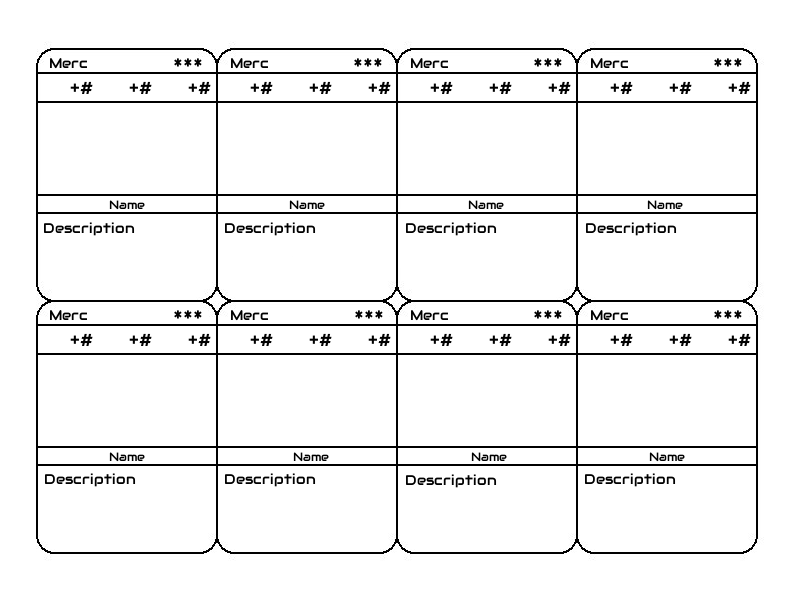
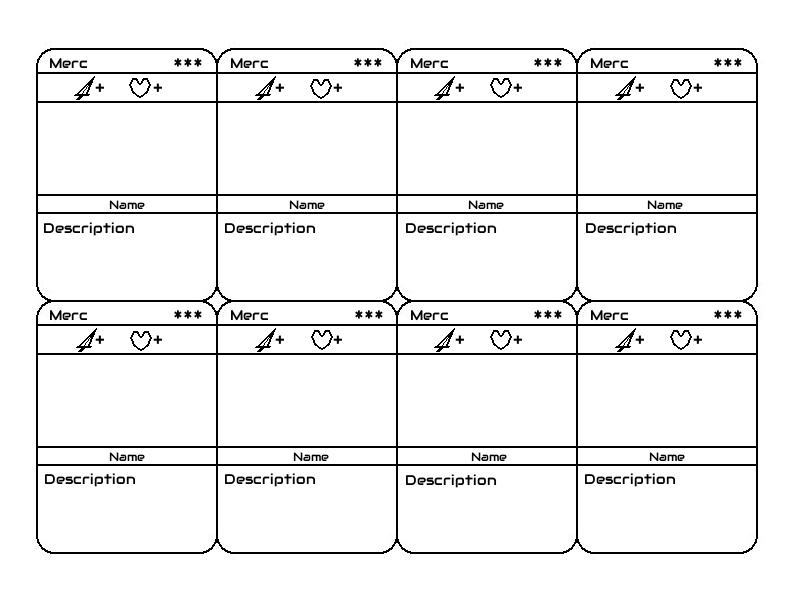
Comparing the layer stacks of the two 792px x 612px images. Changes:
renamed "+# +# +# #7" to "+ + #4", painted on it over [610, 333, 751, 346]
renamed "+# +# +# #6" to "+ + #5", painted on it over [430, 333, 571, 346]
renamed "+# +# +# #5" to "+ + #6", painted on it over [250, 333, 391, 346]
renamed "+# +# +# #4" to "+ + #7", painted on it over [70, 333, 211, 346]
renamed "+# +# +# #3" to "+ + #3", painted on it over [610, 81, 751, 94]
renamed "+# +# +# #2" to "+ + #2", painted on it over [430, 81, 571, 94]
renamed "+# +# +# #1" to "+ + #1", painted on it over [250, 81, 391, 94]
renamed "+# +# +#" to "+ +", painted on it over [70, 81, 211, 94]
painted on "Background" over [74, 76, 692, 352]
